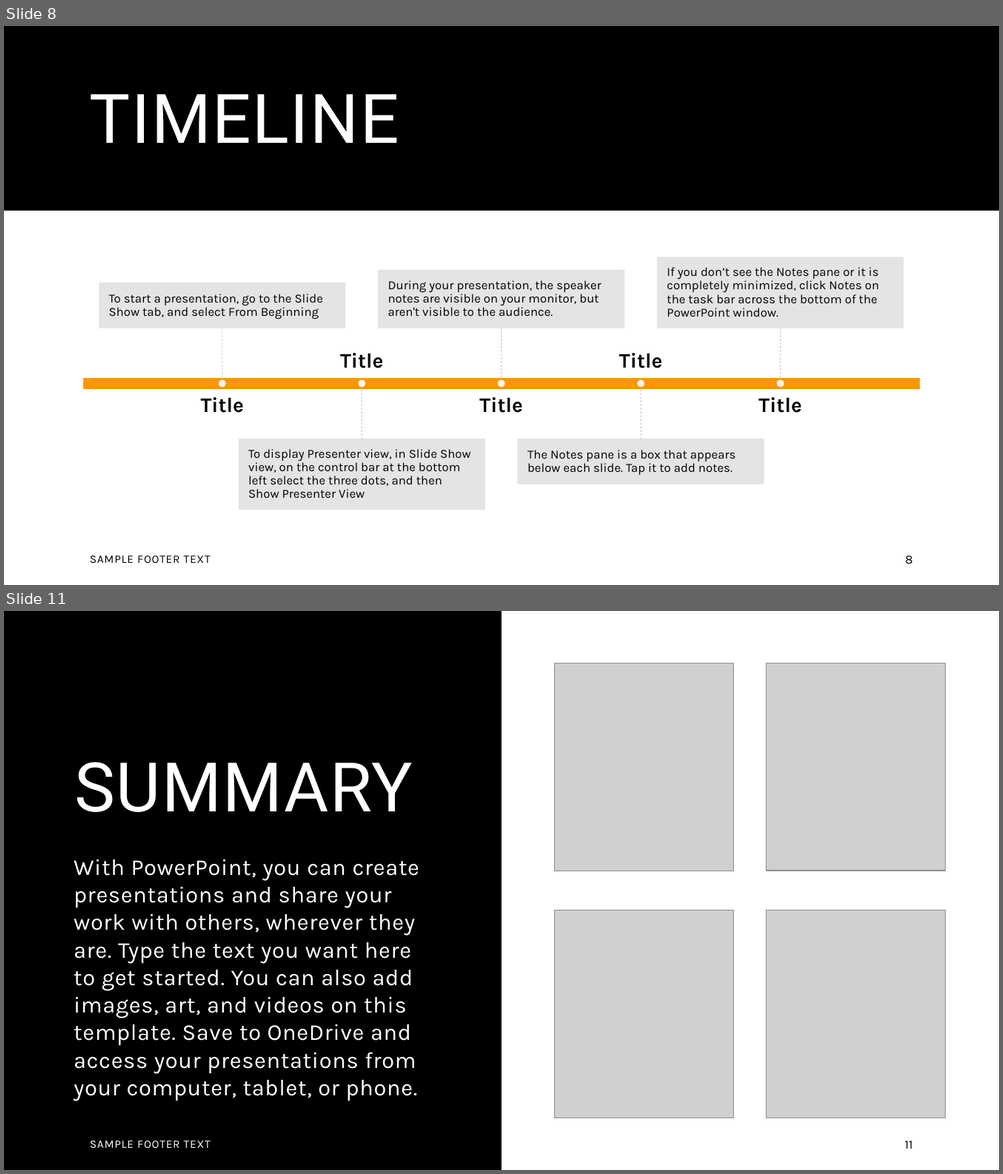
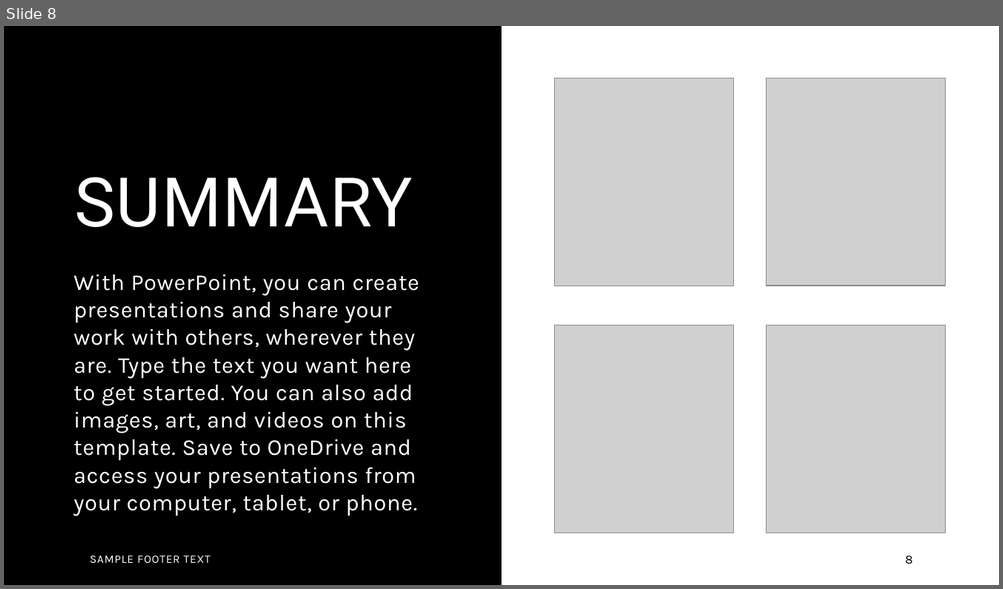
Before and after one commit to clararingrose/rguhack2024, a slide deck: rguhack2024.pptx. Shown one above the other, each under a label of ours: slides 8 and 11 before the commit, slide 8 after it; the slides between them are not shown. The pictures are 1003x1174 and 1003x589 pixels, drawn with LibreOffice and Linux fonts; fonts in the diff are those of the drawing; grey boxes stand for pictures. Boxes give left, top, right and bottom in pixels: in the first picture for what was removed or moved away, otherwise in the second. Text is boxed around its words. In the diff, an @@ line names an element or a change of style, - is before the commit and + after.

```diff
--- a/rguhack2024.pptx
+++ b/rguhack2024.pptx
@@ slide 8 removed at (4,26,999,585), background #FFFFFF @@
@@ rectangle removed at (4,26,999,211) @@
@@ title removed at (90,94,399,143) @@
-TIMELINE
@@ group removed at (82,258,920,509): 10 texts, 6 rectangles, 5 lines, 5 ellipses @@
-Title
-To start a presentation, go to the Slide Show tab, and select From Beginning
-Title
-To display Presenter view, in Slide Show view, on the control bar at the bottom left select the three dots, and then Show Presenter View
-Title
-During your presentation, the speaker notes are visible on your monitor, but aren't visible to the audience.
-Title
-The Notes pane is a box that appears below each slide. Tap it to add notes.
-Title
-If you don’t see the Notes pane or it is completely minimized, click Notes on the task bar across the bottom of the PowerPoint window.
@@ text removed at (90,556,210,563) @@
-SAMPLE FOOTER TEXT
@@ page number removed at (905,556,912,565) @@
-8
@@ what was slide 11 is now slide 8 @@
@@ page number at (905,556,912,565): text changed @@
-11
+8
```
Also in this commit, not shown: 5 slides changed, 3 slides added, 5 other slides removed.
